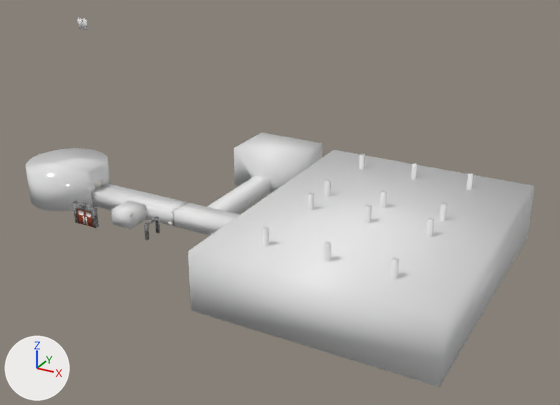
What one commit did to the FBX model Assets/Scenes/Asylum.fbx.
Both versions are drawn from a 50 mm lens placed at (95.9, -114.4, 65.5), pointed at (29.4, 6.5, 5.0). Every picture has the same lights, and +X, +Y and +Z are marked at lower left. Where no turn or scale is listed for an object, it has been applied to the vertices. Vertices at the same position are counted once.

Before the edit, the objects in view are built like this:
```python
ob_bigpillar = bpy.data.objects.new('BigPillar', me_bigpillar)
ob_bigpillar.location = (39.9, 21.5, -0.7)
ob_bigpillar_001 = bpy.data.objects.new('BigPillar_001', me_bigpillar_001)
ob_bigpillar_001.location = (50.9, 21.5, -0.7)
ob_bigpillar_002 = bpy.data.objects.new('BigPillar_002', me_bigpillar_002)
ob_bigpillar_002.location = (61.9, 21.5, -0.7)
ob_cube_002 = bpy.data.objects.new('Cube_002', me_cube_002)
ob_cube_002.location = (15.6, 10.3, 0.0)
ob_cube_005 = bpy.data.objects.new('Cube_005', me_cube_005)
ob_cube_005.location = (48.8, 6.9, -0.2)
# me_cube_005
# before: 0 (-18.5, 21.8, -1.7), 1 (23.6, 21.8, -1.7) at pixel (527, 237), 2 (23.6, -32.3, -1.7) at pixel (439, 386), 3 (-18.5, -32.3, -1.7) at pixel (191, 310), 4 (-18.5, 21.8, 9.2) at pixel (333, 149)
# before: 5 (23.6, 21.8, 9.2) at pixel (534, 185), 6 (23.6, -32.3, 9.2) at pixel (446, 320), 7 (-18.5, -32.3, 9.2) at pixel (187, 251)
# also in view: 'Cube_004' at (16.2, 29.8, 2.8); 'Cube_003' at (20.5, 1.7, -0.1); 'Cube_001' at (-1.8, -1.0, -0.4); 'Cylinder_001' at (-20.4, 1.3, 2.2)
```
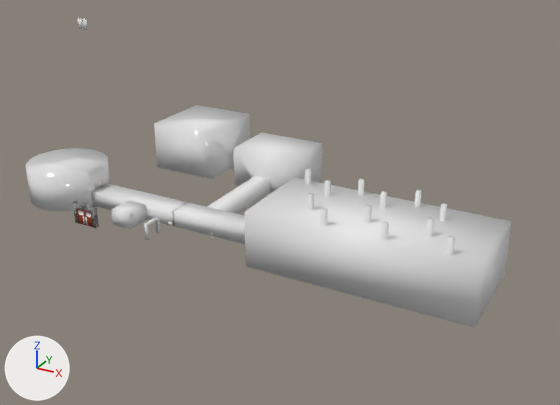
Location of each change, (x1, y1, x2, y2) in pixels of the pictures (560 x 405 px):
'Cube_005', reshaped (23% narrower, 36% shorter): before (188, 150, 534, 387); after (245, 177, 511, 328)
'Cube_014', added: after (154, 105, 250, 179)
    faces in mat_none__wall1_png (its picture is missing): (154, 114, 250, 179)
    faces in mat_none__ceiling_online__jpg (its picture is missing): (154, 105, 249, 134)
'BigPillar_002', moved: before (466, 173, 474, 190); after (414, 190, 422, 207)
'BigPillar_001', moved: before (411, 163, 418, 179); after (358, 179, 365, 195)
'BigPillar', moved: before (359, 154, 365, 169); after (305, 168, 311, 184)

Diff of the bpy script that builds the scene:
```diff
--- a/Assets/Scenes/Asylum.fbx.py
+++ b/Assets/Scenes/Asylum.fbx.py
@@ mat_none__ceiling_online__jpg @@
+mat_none__ceiling_online__jpg = principled_material('None__ceiling_online__jpg')
+mat_none__ceiling_online__jpg.base_color = (0.8, 0.8, 0.8)  # white #e7e7e7
+mat_none__ceiling_online__jpg.roughness = 0.106
@@ mat_none__wall1_png @@
+mat_none__wall1_png = principled_material('None__Wall1_png')
+mat_none__wall1_png.base_color = (0.8, 0.8, 0.8)  # white #e7e7e7
+mat_none__wall1_png.roughness = 0.106
@@ me_cube_005 @@
 me_cube_005.from_pydata(...)  # 12 vertices, 14 faces; spans x -18.5..23.6, y -32.3..21.8, z -1.7..9.2
 # used by ob_cube_005; location = (48.8, 6.9, -0.2)
+# me_cube_005 part 1
+for i in [0, 1, 4, 5]: me_cube_005.vertices[i].co += Vector((0.0, -18.1, 0.0))
+for i in [2, 3, 6, 7]: me_cube_005.vertices[i].co += Vector((0.0, 17.3, 0.0))
 me_cube_005.materials.append(mat_material__wall1_png)
@@ me_cube_014 @@
+me_cube_014.from_pydata([(-10.6, -4.8, -2.3), (-10.6, 12.7, -2.3), (0.3, 12.7, -2.3), (0.3, -4.8, -2.3), (-10.6, -4.8, 8.7), (-10.6, 12.7, 8.7), (0.3, 12.7, 8.7), (0.3, -4.8, 8.7), (5.2, 12.7, -2.3), (5.2, -4.8, -2.3), (5.2, 12.7, 8.7), (5.2, -4.8, 8.7), (5.2, 4.9, -2.3), (5.2, 2.8, -2.3), (5.2, 4.9, 2.1), (5.2, 2.8, 2.1), (7.5, 4.9, -2.3), (7.5, 2.8, -2.3), (7.5, 4.9, 2.1), (7.5, 2.8, 2.1)], [], [(4, 0, 1, 5), (5, 1, 2, 6), (3, 9, 8, 2), (0, 4, 7, 3), (0, 3, 2, 1), (7, 4, 5, 6), (10, 14, 15, 11), (6, 10, 11, 7), (7, 11, 9, 3), (2, 8, 10, 6), (12, 16, 18, 14), (11, 15, 13, 9), (9, 13, 12, 8), (8, 12, 14, 10), (14, 18, 19, 15), (15, 19, 17, 13), (13, 17, 16, 12)])
+for i in [2, 4, 16]: me_cube_014.polygons[i].material_index = 1
+for i in [5, 7]: me_cube_014.polygons[i].material_index = 2
+me_cube_014.materials.append(mat_none__wall1_png)  # its picture is missing
+me_cube_014.materials.append(mat_none__brick_online__jpg)  # its picture is missing
+me_cube_014.materials.append(mat_none__ceiling_online__jpg)  # its picture is missing
@@ ob_bigpillar @@
 ob_bigpillar = bpy.data.objects.new('BigPillar', me_bigpillar)
-ob_bigpillar.location = (39.9, 21.5, -0.7)
+ob_bigpillar.location = (34.1, 9.1, -0.7)
@@ ob_bigpillar_001 @@
 ob_bigpillar_001 = bpy.data.objects.new('BigPillar_001', me_bigpillar_001)
-ob_bigpillar_001.location = (50.9, 21.5, -0.7)
+ob_bigpillar_001.location = (45.1, 9.1, -0.7)
@@ ob_bigpillar_002 @@
 ob_bigpillar_002 = bpy.data.objects.new('BigPillar_002', me_bigpillar_002)
-ob_bigpillar_002.location = (61.9, 21.5, -0.7)
+ob_bigpillar_002.location = (56.1, 9.1, -0.7)
@@ ob_cube_014 @@
+ob_cube_014 = bpy.data.objects.new('Cube_014', me_cube_014)
+ob_cube_014.location = (-4.2, 30.0, 0.1)
```
